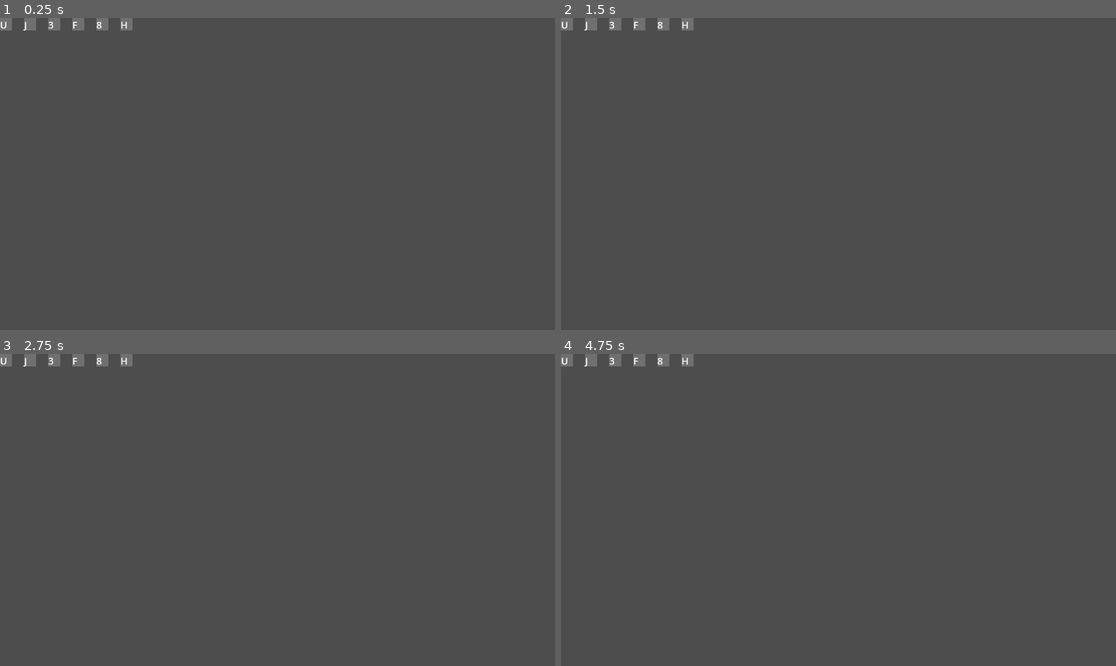
Above: before the commit, frames 1-4 (two rows, left to right).
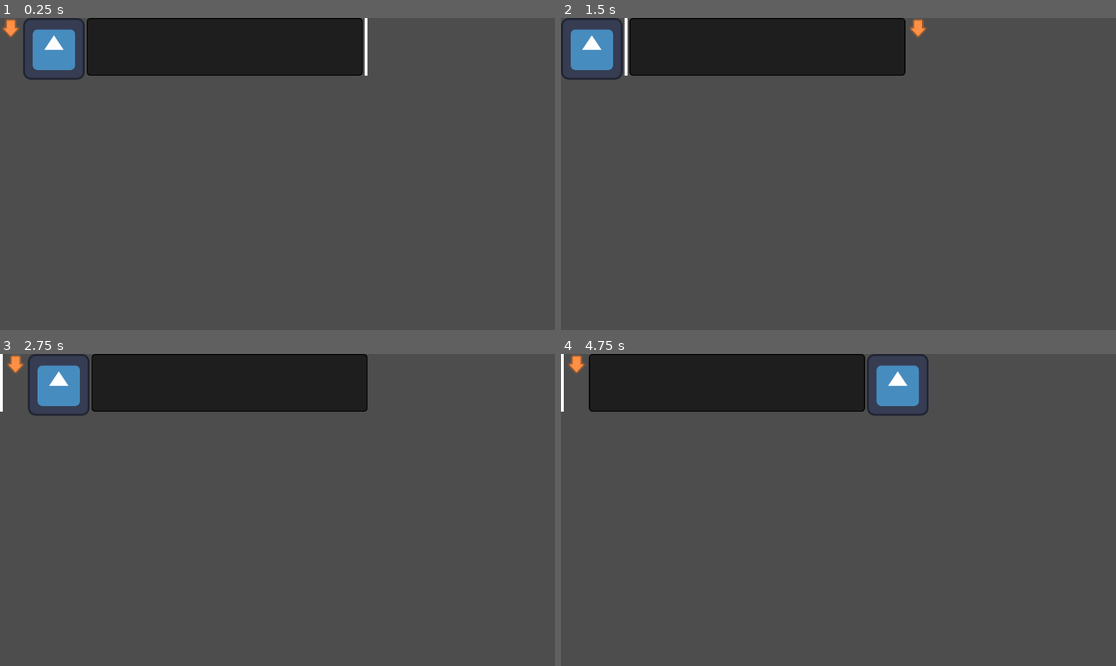
Above: after the commit, the same moments.

Repository: dash4k/test-gemastik2025
Game: Godot game, scene res://Assets/Scenes/Photo/main.tscn
The game is run twice, just before and just after one commit, with the same random seed, the same clock (stepped at 60 frames per second) and the same inputs. Before the commit the project starts from res://Assets/Scenes/Prompt/prompt.tscn. The engine's default icon, where the game draws it, is replaced by a stand-in: a white triangle on a blue panel in a dark square.
Inputs (mouse positions are in pixels of both pictures, inside the frame that each line leads up to):
- Up to frame 1 (0.25 s): no input
- Up to frame 2 (1.5 s): click (572, 49) at 0.52 s; click (594, 49) at 1.27 s
- Up to frame 3 (2.75 s): click (138, 385) at 2.02 s
- Up to frame 4 (4.75 s): click (561, 385) at 2.77 s; click (766, 385) at 3.52 s; click (849, 385) at 4.27 s

The runs differ from the first frame. In frame 1, 11% of the frame differs, in the area x 0-67%, y 0-20%; in frame 2, 11%; in frame 3, 11%; in frame 4, 11%.

Commit message:
updated Swap

Diff:
--- /dev/null
+++ b/Assets/Scenes/Photo/main.tscn
@@ -0,0 +1,16 @@
+[gd_scene load_steps=2 format=3 uid="uid://br68njn0rctam"]
+
+[ext_resource type="Script" uid="uid://b5iuoxdtje250" path="res://Assets/Scripts/Photo/main.gd" id="1_xsudr"]
+
+[node name="Main" type="Control"]
+layout_mode = 3
+anchors_preset = 0
+script = ExtResource("1_xsudr")
+
+[node name="HBoxContainer" type="HBoxContainer" parent="."]
+offset_right = 40.0
+offset_bottom = 40.0
+
+[node name="Timer" type="Timer" parent="."]
+wait_time = 0.5
+autostart = true
--- a/Assets/Scenes/Prompt/key.tscn
+++ b/Assets/Scenes/Prompt/key.tscn
@@ -15,6 +15,7 @@
 color = Color(0.44, 0.44, 0.44, 1)
 
 [node name="Label" type="Label" parent="Background"]
+layout_mode = 0
 offset_right = 25.0
 offset_bottom = 28.0
 theme_override_font_sizes/font_size = 20
--- /dev/null
+++ b/Assets/Scripts/Photo/main.gd
@@ -0,0 +1,52 @@
+extends Control
+
+signal image_picked(is_correct: bool)
+
+@onready var hbox = $HBoxContainer
+@onready var timer = $Timer
+
+var image_paths = [
+	"res://Assets/Imgs/Rythm/arrow_down.png",
+	"res://Assets/Imgs/Rythm/bar.png",
+	"res://Assets/Imgs/Rythm/bg.png",
+	"res://icon.svg"
+]
+
+var correct_image_path = "res://icon.svg"
+
+func _ready():
+	randomize()
+	spawn_image_buttons()
+	timer.connect("timeout", Callable(self, "_on_timer_timeout"))
+
+func spawn_image_buttons():
+	clear_hbox()
+	var shuffled_paths = image_paths.duplicate()
+	shuffled_paths.shuffle()
+
+	for path in shuffled_paths:
+		var btn = TextureButton.new()
+		btn.texture_normal = load(path)
+		btn.set_meta("image_path", path)
+		btn.connect("pressed", Callable(self, "_on_image_pressed").bind(btn))
+		hbox.add_child(btn)
+
+func _on_image_pressed(button):
+	var picked_path = button.get_meta("image_path")
+	emit_signal("image_picked", picked_path == correct_image_path)
+
+func _on_timer_timeout():
+	shuffle_buttons()
+
+func shuffle_buttons():
+	var buttons = hbox.get_children()
+	buttons.shuffle()
+	for b in buttons:
+		hbox.remove_child(b)
+	for b in buttons:
+		hbox.add_child(b)
+
+func clear_hbox():
+	for child in hbox.get_children():
+		hbox.remove_child(child)
+		child.queue_free()
--- a/project.godot
+++ b/project.godot
@@ -11,7 +11,7 @@
 [application]
 
 config/name="gemastik"
-run/main_scene="uid://4hlk1aeqbwv0"
+run/main_scene="uid://br68njn0rctam"
 config/features=PackedStringArray("4.4", "Forward Plus")
 config/icon="res://icon.svg"
 
Not shown, added: Assets/Scripts/Photo/main.gd.uid
Not shown, added: Assets/Scenes/Photo/main.tscn408896839.tmp
